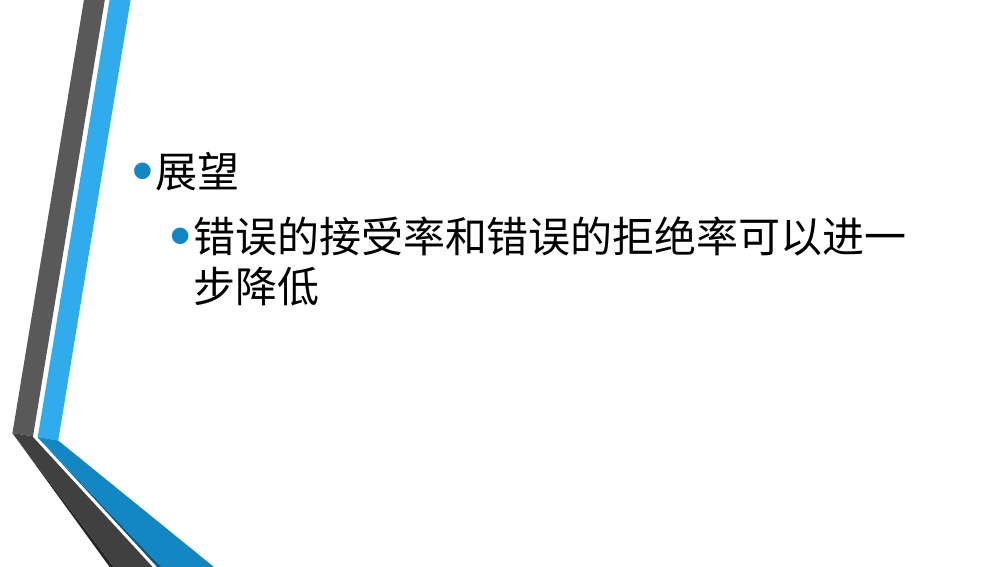
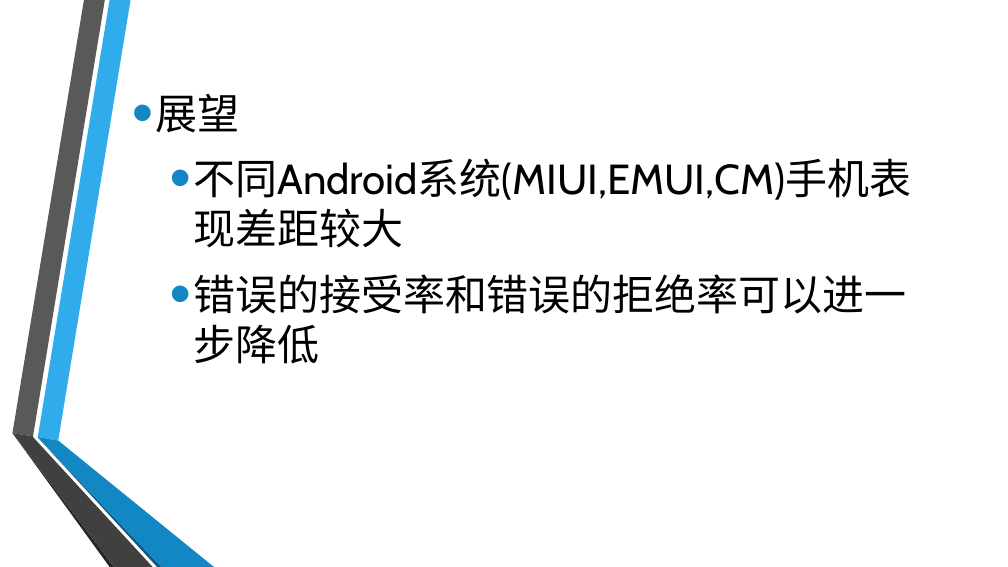
Before and after one commit to cfxccn/HLThesis, a slide deck: slide 18 of A.pptx. Drawn at 1008x567 pixels with LibreOffice and Linux fonts; fonts in the diff are those of the drawing; background and template pictures are left out. Boxes give left, top, right and bottom in pixels: in the first picture for what was removed or moved away, otherwise in the second. Text is boxed around its words. In the diff, an @@ line names an element or a change of style, - is before the commit and + after.

```diff
--- a/A.pptx
+++ b/A.pptx
@@ text at [193,158,911,248]: paragraph added @@
+  • 不同Android系统(MIUI,EMUI,CM)手机表现差距较大
```
Also in this commit, not shown: 1 other slide changed.
